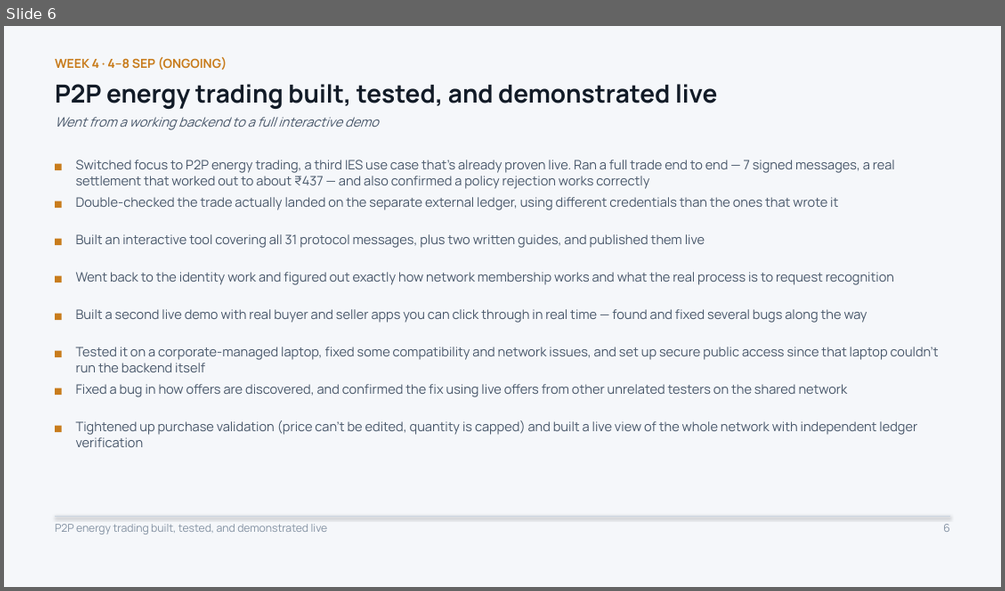
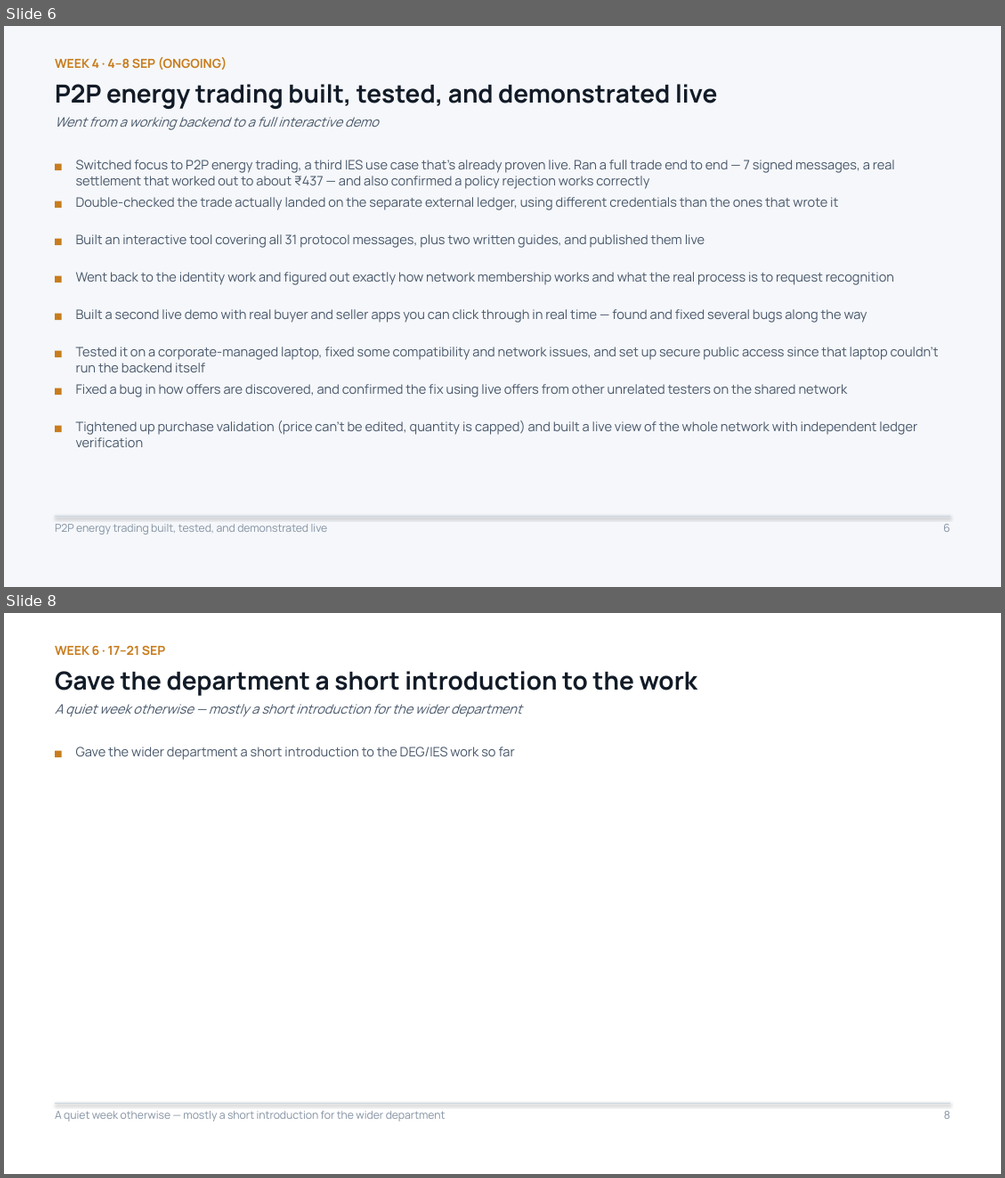
Before and after one commit to Sanjay-dev22/personal-deg, a slide deck: work-record/DEG-IES-Work-Record.pptx. Shown one above the other, each under a label of ours: slide 6 before the commit, slides 6 and 8 after it; the slides between them are not shown. The pictures are 1005x591 and 1005x1178 pixels, drawn with LibreOffice and Linux fonts; fonts in the diff are those of the drawing. Boxes give left, top, right and bottom in pixels: in the first picture for what was removed or moved away, otherwise in the second. Text is boxed around its words. In the diff, an @@ line names an element or a change of style, - is before the commit and + after.

```diff
--- a/work-record/DEG-IES-Work-Record.pptx
+++ b/work-record/DEG-IES-Work-Record.pptx
@@ slide 8 added at (4, 613, 1001, 1174), background #FFFFFF @@
@@ text added at (55, 645, 165, 656), 12 pt, text #C87C1C, bold @@
+WEEK 6 · 17–21 SEP
@@ text added at (55, 671, 697, 696), 24 pt, text #121B27, bold @@
+Gave the department a short introduction to the work
@@ text added at (55, 704, 522, 717), 12.5 pt, text #48576A, italic @@
+A quiet week otherwise — mostly a short introduction for the wider department
@@ rectangle added at (55, 751, 62, 757), fill #C87C1C @@
@@ text added at (76, 747, 515, 760), 12.5 pt, text #48576A @@
+Gave the wider department a short introduction to the DEG/IES work so far
@@ line added from (55, 1103) to (950, 1103), #CBD5E0 0.75 pt @@
@@ text added at (55, 1111, 445, 1121), 10.5 pt, text #8391A2 @@
+A quiet week otherwise — mostly a short introduction for the wider department
@@ text added at (944, 1111, 950, 1119), 10.5 pt, text #8391A2 @@
+8
```
Also in this commit, not shown: 5 slides changed, 1 slide removed.
